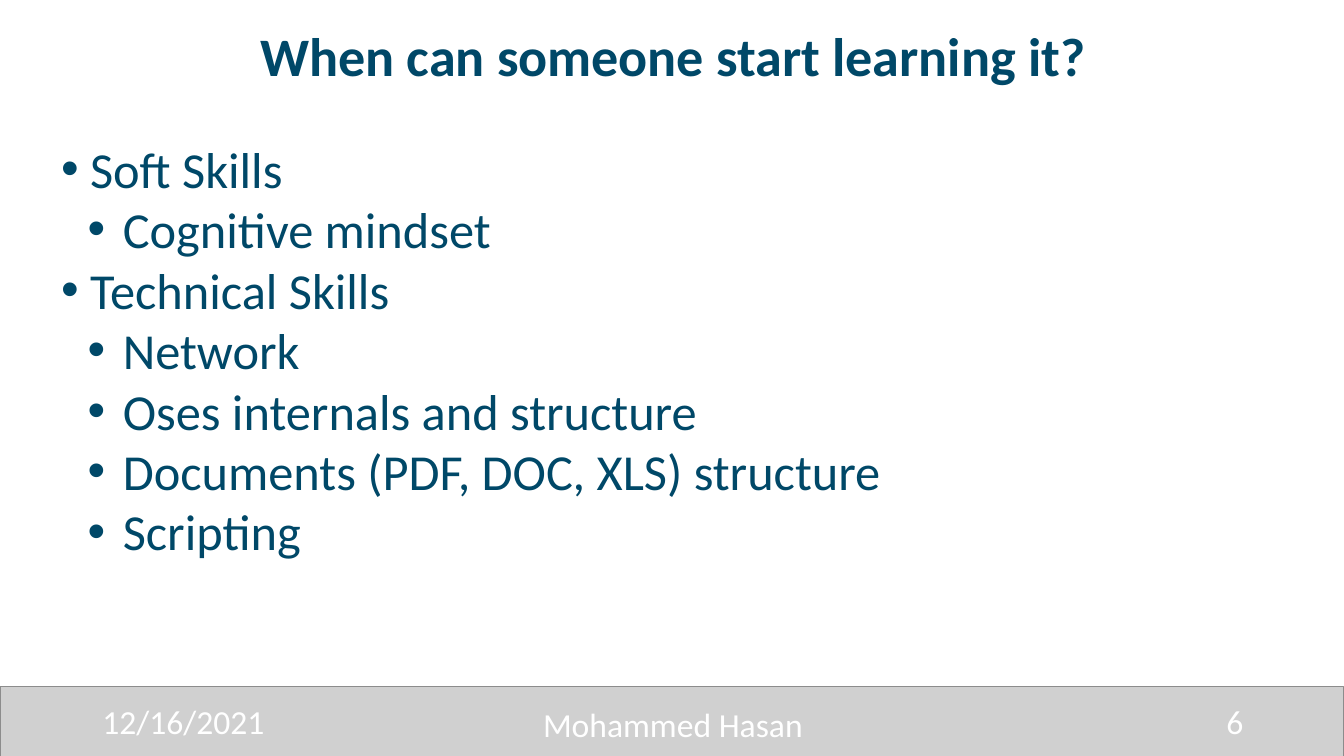
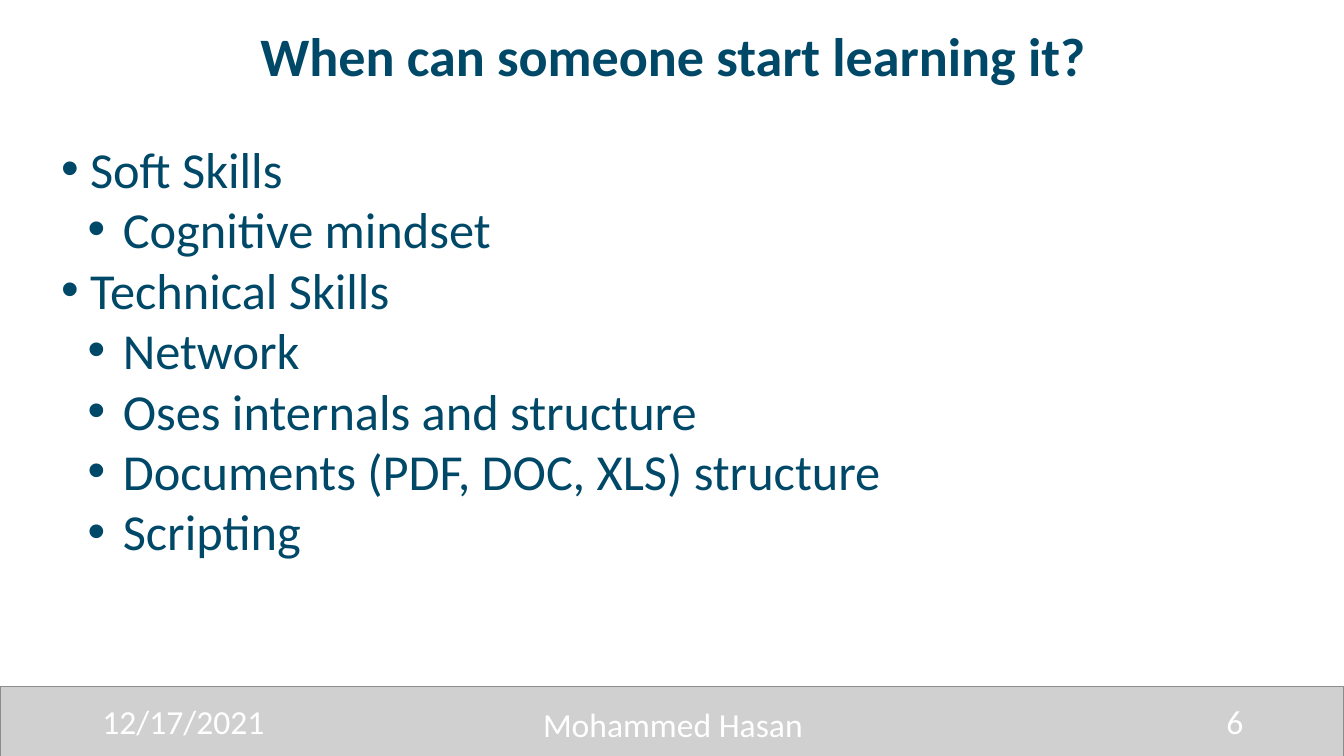
Before and after one commit to 0xHasanM/MISC, a slide deck: slide 6 of Talks/INSEC/INSEC.pptx. Drawn at 1344x756 pixels with LibreOffice and Linux fonts; fonts in the diff are those of the drawing; grey boxes stand for pictures. Boxes give left, top, right and bottom in pixels: in the first picture for what was removed or moved away, otherwise in the second. Text is boxed around its words. In the diff, an @@ line names an element or a change of style, - is before the commit and + after.

```diff
--- a/Talks/INSEC/INSEC.pptx
+++ b/Talks/INSEC/INSEC.pptx
@@ text at (x1=102, y1=711, x2=264, y2=735): text changed @@
-12/16/2021
+12/17/2021
```
Also in this commit, not shown: 9 other slides changed.
